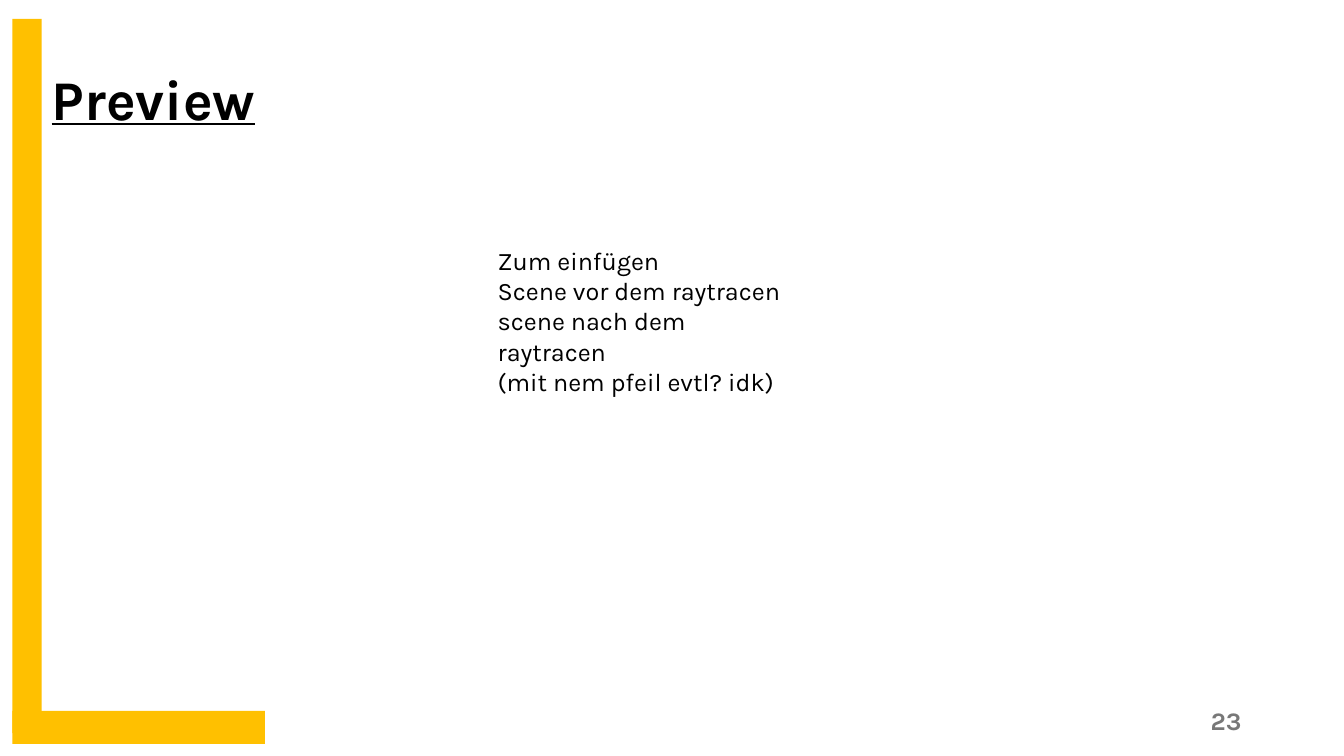
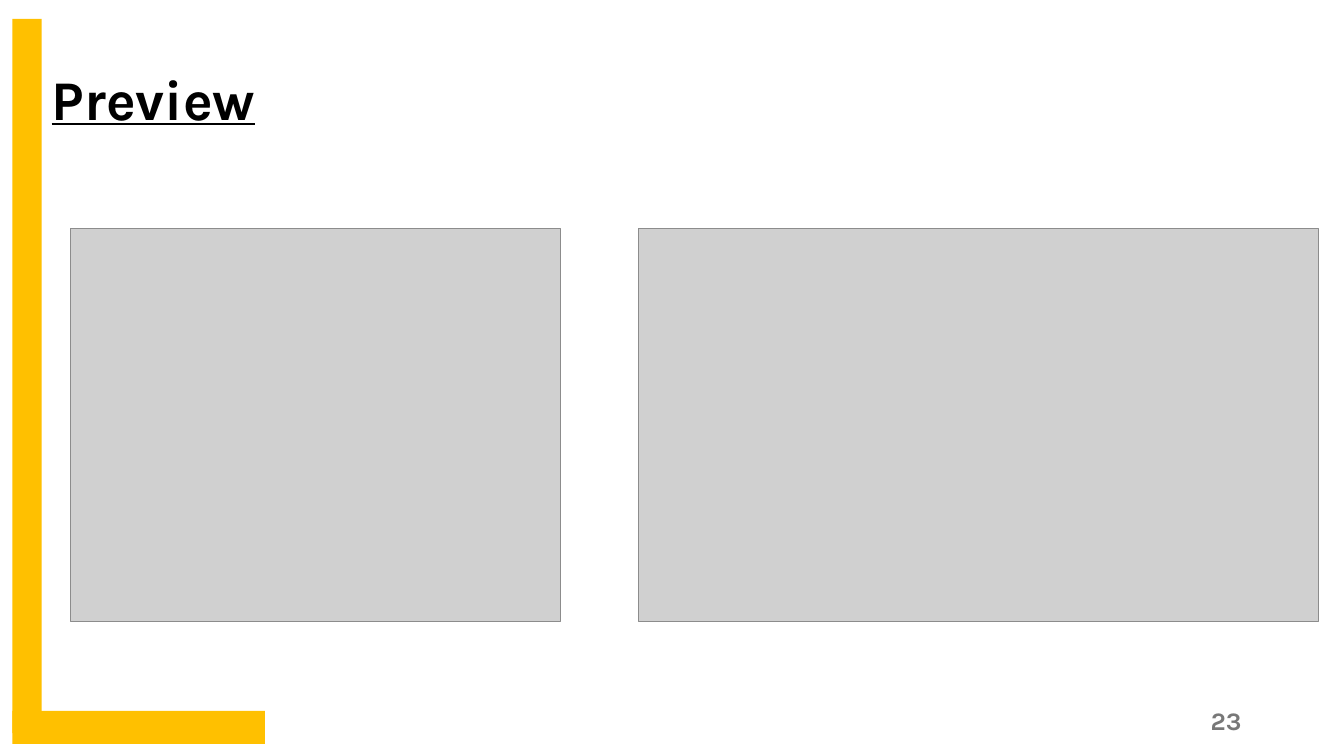
Before and after one commit to lgndluke/RaytRazor, a slide deck: slide 23 of 2. Präsentation/2.1 Präsentationsunterlagen/04_Team_RayForge_Release_Technische-Präsentation.pptx. Drawn at 1344x756 pixels with LibreOffice and Linux fonts; fonts in the diff are those of the drawing; grey boxes stand for pictures. Boxes give left, top, right and bottom in pixels: in the first picture for what was removed or moved away, otherwise in the second. Text is boxed around its words. In the diff, an @@ line names an element or a change of style, - is before the commit and + after.

Commit message:
04_Team_RayForge_Release_Technische-Präsentation.pptx : bild hinzugefügt

```diff
--- a/2. Präsentation/2.1 Präsentationsunterlagen/04_Team_RayForge_Release_Technische-Präsentation.pptx
+++ b/2. Präsentation/2.1 Präsentationsunterlagen/04_Team_RayForge_Release_Technische-Präsentation.pptx
@@ picture added at <box>71,229,561,621</box> @@
@@ picture added at <box>639,229,1319,621</box> @@
@@ text removed at <box>498,252,780,397</box> @@
-Zum einfügen
-Scene vor dem raytracen
-scene nach dem raytracen
-(mit nem pfeil evtl? idk)
```
